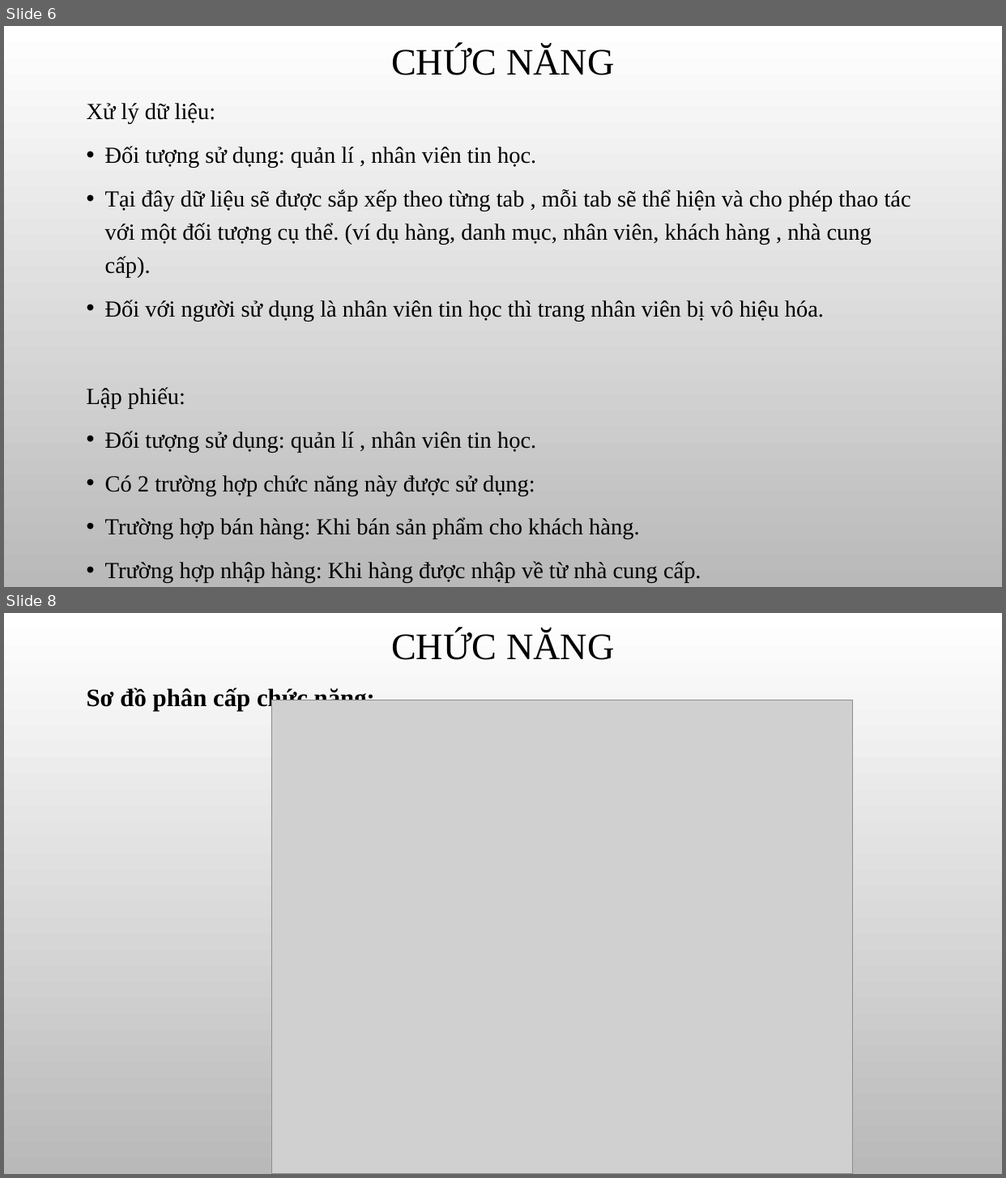
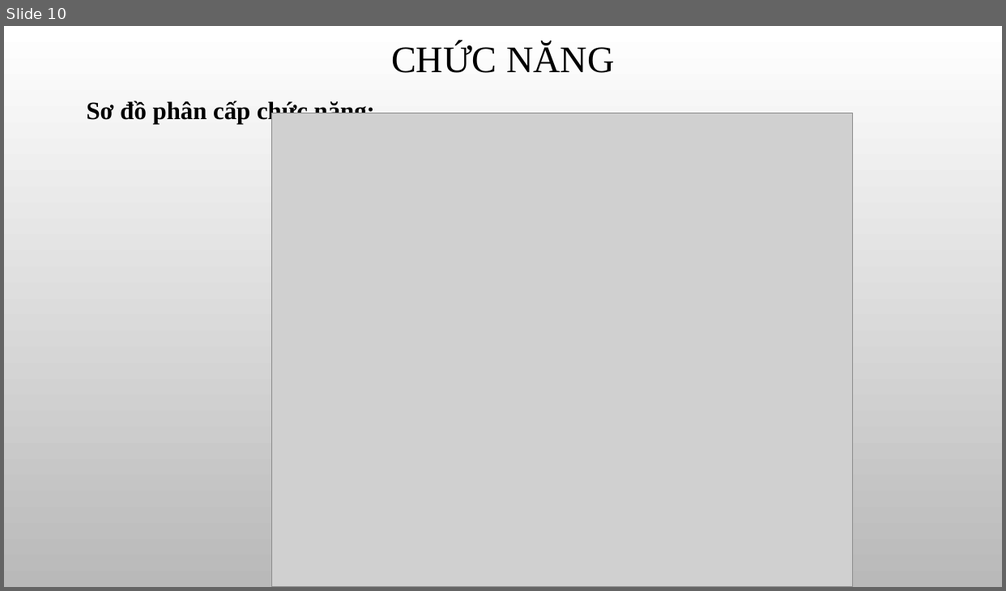
Before and after one commit to thienqnpro02/school, a slide deck: HT_QLLINHKIEN/Báo cáo thực tập.pptx. Shown one above the other, each under a label of ours: slides 6 and 8 before the commit, slide 10 after it; the slides between them are not shown. The pictures are 1006x1178 and 1006x591 pixels, drawn with LibreOffice and Linux fonts; fonts in the diff are those of the drawing; grey boxes stand for pictures; background and template pictures are left out. Boxes give left, top, right and bottom in pixels: in the first picture for what was removed or moved away, otherwise in the second. Text is boxed around its words. In the diff, an @@ line names an element or a change of style, - is before the commit and + after.

```diff
--- a/HT_QLLINHKIEN/Báo cáo thực tập.pptx
+++ b/HT_QLLINHKIEN/Báo cáo thực tập.pptx
@@ slide 6 removed at [4,26,1002,587], background picture (left out) @@
@@ title removed at [391,45,614,75] @@
-CHỨC NĂNG
@@ text removed at [87,103,911,583] @@
-Xử lý dữ liệu:
-• Đối tượng sử dụng: quản lí , nhân viên tin học.
-• Tại đây dữ liệu sẽ được sắp xếp theo từng tab , mỗi tab sẽ thể hiện và cho phép thao tác với một đối tượng cụ thể. (ví dụ hàng, danh mục, nhân viên, khách hàng , nhà cung cấp).
-• Đối với người sử dụng là nhân viên tin học thì trang nhân viên bị vô hiệu hóa.
-Lập phiếu:
-• Đối tượng sử dụng: quản lí , nhân viên tin học.
-• Có 2 trường hợp chức năng này được sử dụng:
-• Trường hợp bán hàng: Khi bán sản phẩm cho khách hàng.
-• Trường hợp nhập hàng: Khi hàng được nhập về từ nhà cung cấp.
@@ what was slide 8 is now slide 10 @@
```
Also in this commit, not shown: 5 slides changed, 9 slides added, 4 other files.
